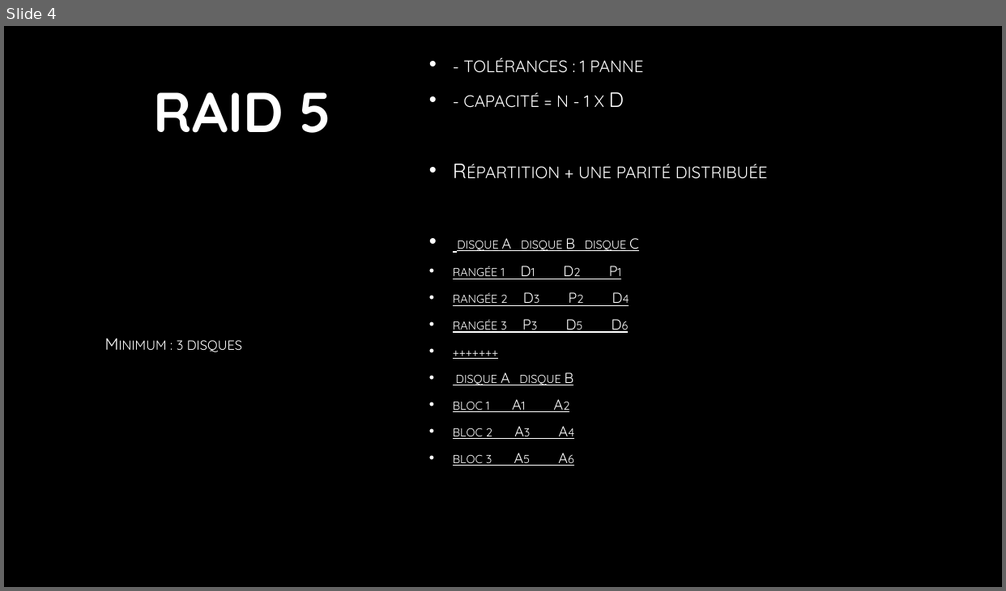
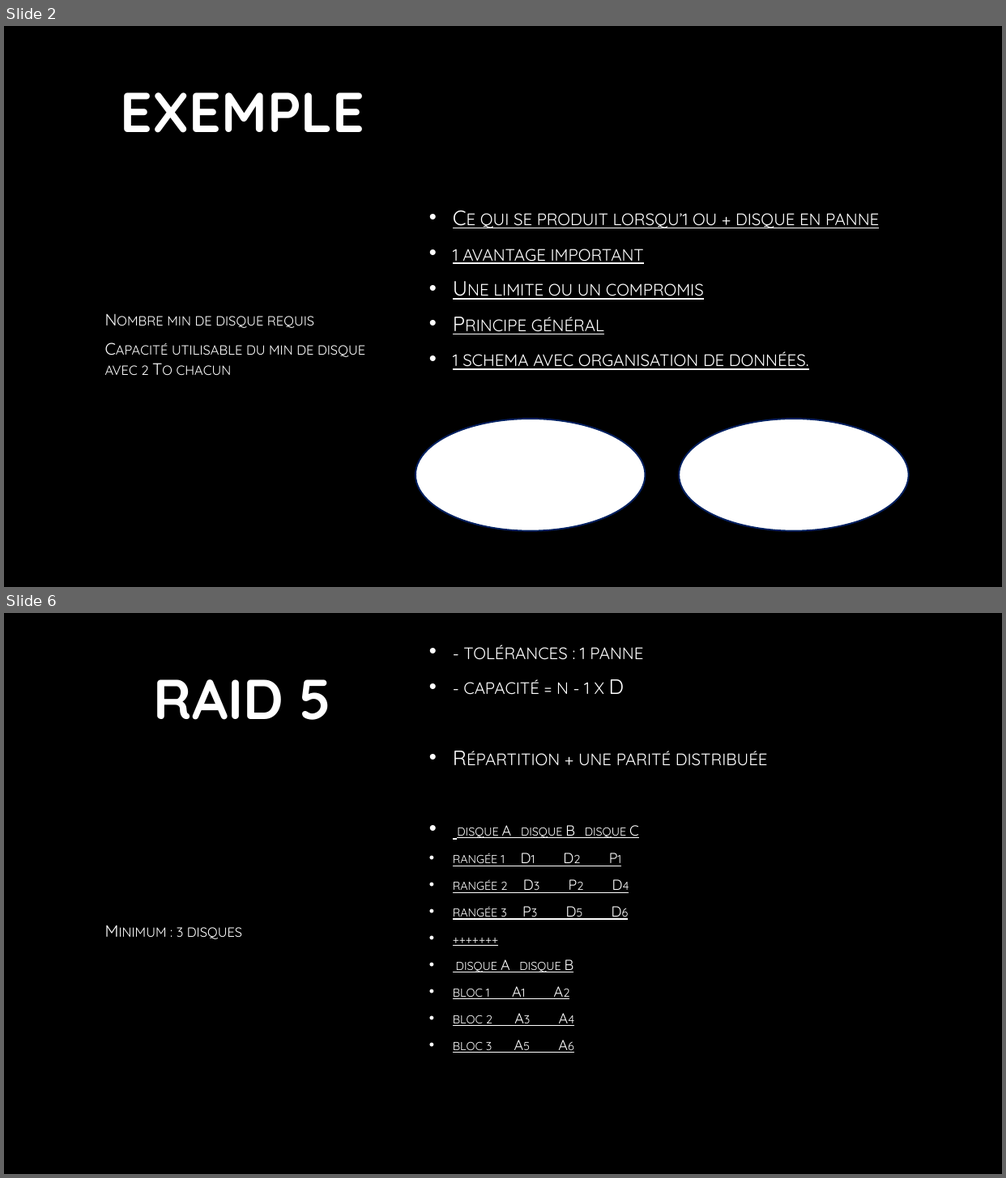
Before and after one commit to L0uigi/Cegep-2026-27, a slide deck: Outils et Materiels/Cartes éclair sur le RAID.pptx. Shown one above the other, each under a label of ours: slide 4 before the commit, slides 2 and 6 after it; the slides between them are not shown. The pictures are 1006x591 and 1006x1178 pixels, drawn with LibreOffice and Linux fonts; fonts in the diff are those of the drawing; background and template pictures are left out. Boxes give left, top, right and bottom in pixels: in the first picture for what was removed or moved away, otherwise in the second. Text is boxed around its words. In the diff, an @@ line names an element or a change of style, - is before the commit and + after.

```diff
--- a/Outils et Materiels/Cartes éclair sur le RAID.pptx
+++ b/Outils et Materiels/Cartes éclair sur le RAID.pptx
@@ slide 2 added at bbox=[4, 26, 1002, 587], background picture (left out) @@
@@ title added at bbox=[121, 92, 365, 133], 54 pt, text gradient #FFFFFF to #A6A6A6, bold @@
+EXEMPLE
@@ text added at bbox=[453, 213, 879, 370], 20 pt, text gradient #FFFFFF to #BFBFBF, underline, small capitals @@
+• Ce qui se produit lorsqu’1 ou + disque en panne
+• 1 avantage important
+• Une limite ou un compromis
+• Principe général
+• 1 schema avec organisation de données.
@@ text added at bbox=[105, 316, 365, 375], 16 pt, text gradient #FFFFFF to #BFBFBF, small capitals @@
+Nombre min de disque requis
+Capacité utilisable du min de disque avec 2 To chacun
@@ ellipse added at bbox=[415, 419, 646, 531], fill #FFFFFF, outline #002060 1.5 pt @@
@@ ellipse added at bbox=[680, 419, 909, 531], fill #FFFFFF, outline #002060 1.5 pt @@
@@ what was slide 4 is now slide 6 @@
```
Also in this commit, not shown: 1 slide changed, 3 other slides added, 1 slide removed.
